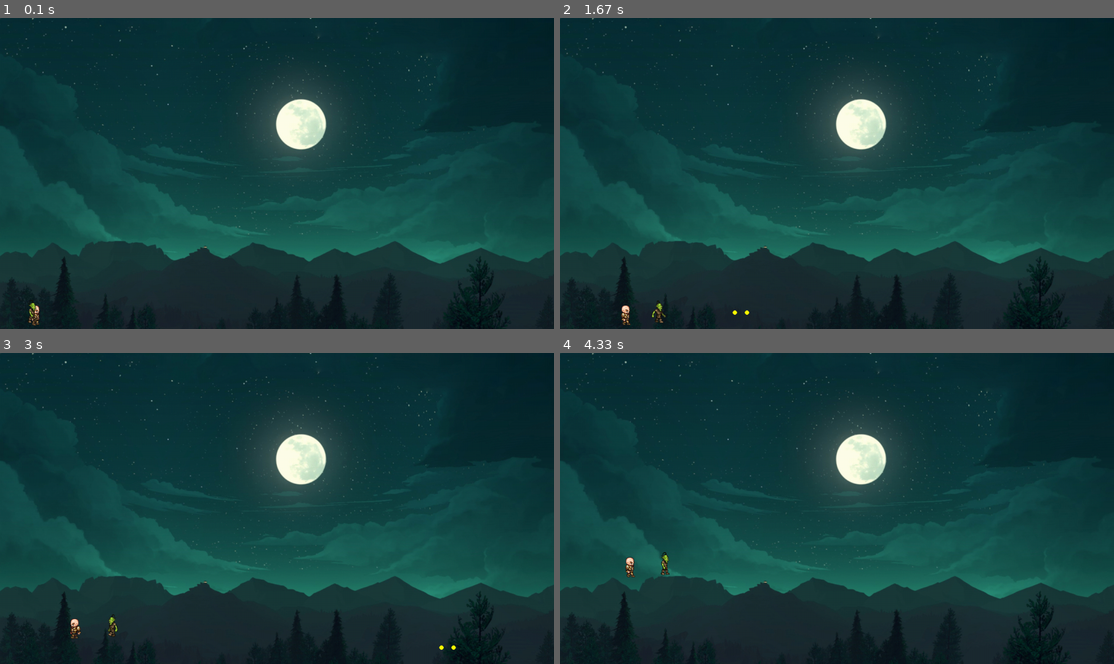
Above: before the commit, frames 1-4 (two rows, left to right).
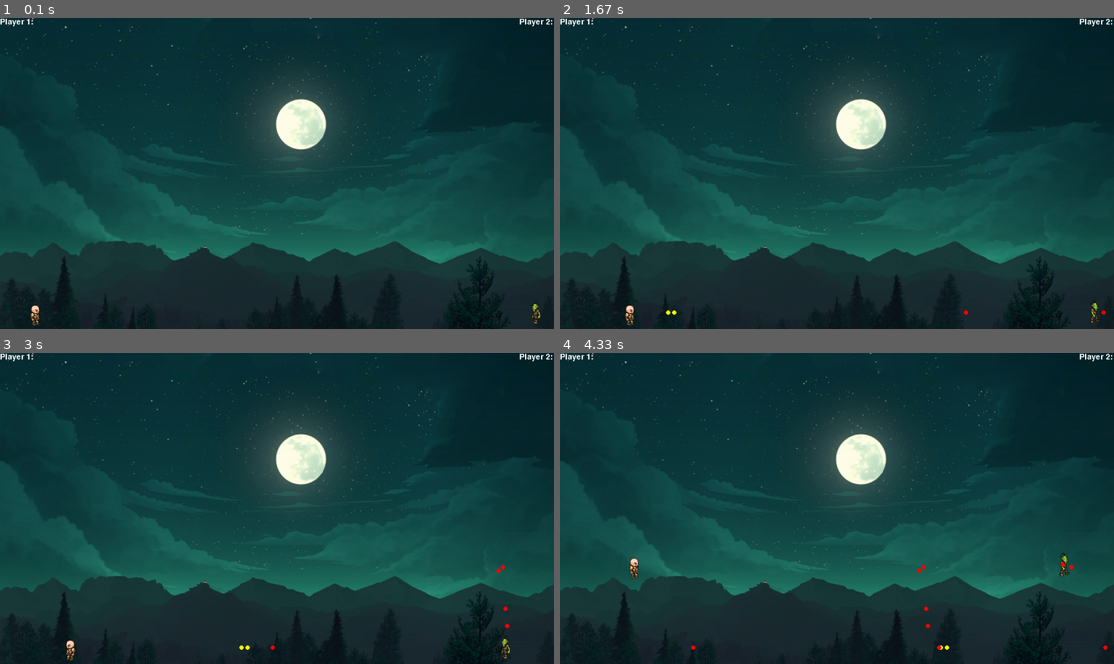
Above: after the commit, the same moments.

Repository: Ace5584/DragonBall-Combat-Game
Game: pygame game, started from Pygame/L1/main.py
The game is run twice, just before and just after one commit, with the same random seed, the same clock (stepped at 60 frames per second) and the same inputs.
Inputs:
- Up to frame 1 (0.1 s): no input
- Up to frame 2 (1.67 s): hold Space 0.33-0.8 s; hold Right 0.33-0.8 s; tap Q at 0.83 s; hold Right 1.17-1.63 s; hold D 1.17-1.63 s; tap Space at 1.23, 1.53 s
- Up to frame 3 (3 s): hold Up 1.67-1.97 s; hold W 1.67-1.97 s; tap Space at 1.73, 2.07, 2.37, 2.57, 2.87 s; hold Right 2-2.47 s; hold D 2-2.47 s; hold Left from 2.5 s (still down); hold A from 2.5 s (still down)
- Up to frame 4 (4.33 s): release Left at 3.03 s; release A at 3.03 s; hold Left 3.07-3.47 s; hold A 3.07-3.47 s; tap Space at 3.13, 3.57, 3.97, 4.27 s; hold Up 3.5-3.87 s; hold W 3.5-3.87 s; hold Right from 3.9 s (still down); hold D from 3.9 s (still down)

The runs differ from the first frame. In frame 1, 0.3% of the frame differs, in the area x 0-100%, y 0-99%; in frame 2, 0.4%; in frame 3, 0.5%; in frame 4, 0.5%.

Commit message:
Created text on top of the screen and fixed all exiting bugs

Diff:
--- a/Pygame/L1/main.py
+++ b/Pygame/L1/main.py
@@ -3,9 +3,9 @@
 pygame.init()
 clock = pygame.time.Clock()
 
-walking = True
 screen_x = 1280
 screen_y = 720
+
 window = pygame.display.set_mode((screen_x, screen_y))
 pygame.display.set_caption("My Game")
 
@@ -16,11 +16,11 @@
             pygame.image.load('L4.png'), pygame.image.load('L5.png'), pygame.image.load('L6.png'),
             pygame.image.load('L7.png'), pygame.image.load('L8.png'), pygame.image.load('L9.png')]
 c2_walkLeft = [pygame.image.load('L1E.png'), pygame.image.load('L2E.png'), pygame.image.load('L3E.png'),
-            pygame.image.load('L4E.png'), pygame.image.load('L5E.png'), pygame.image.load('L6E.png'),
-            pygame.image.load('L7E.png'), pygame.image.load('L8E.png')]
+               pygame.image.load('L4E.png'), pygame.image.load('L5E.png'), pygame.image.load('L6E.png'),
+               pygame.image.load('L7E.png'), pygame.image.load('L8E.png')]
 c2_walkRight = [pygame.image.load('R1E.png'), pygame.image.load('R2E.png'), pygame.image.load('R3E.png'),
-            pygame.image.load('R4E.png'), pygame.image.load('R5E.png'), pygame.image.load('R6E.png'),
-            pygame.image.load('R7E.png'), pygame.image.load('R8E.png')]
+                pygame.image.load('R4E.png'), pygame.image.load('R5E.png'), pygame.image.load('R6E.png'),
+                pygame.image.load('R7E.png'), pygame.image.load('R8E.png')]
 
 for x in range(4):
     walkRight = walkRight + walkRight
@@ -29,28 +29,36 @@
     c2_walkLeft = c2_walkLeft + c2_walkLeft
     print("A")
 bg = pygame.image.load('bg.jpg')
-idle = pygame.image.load('standing.png')
-
-shooting_direction = 0
 
 
 class player():
-    def __init__(self, x, y, width, height):
+    def __init__(self, x, y, width, height, left, text_location, player_name):
+        font = pygame.font.Font('freesansbold.ttf', 18)
+        self.player_information = font.render(player_name, False, (255, 255, 255))
+        self.text_location = text_location
         self.x = x
         self.y = y
         self.width = width
         self.height = height
         self.vol = 10
-        self.left = False
-        self.right = False
+        if left:
+            self.left = True
+            self.right = False
+        else:
+            self.right = True
+            self.left = False
         self.walk_count = 0
         self.jump = False
         self.jump_count = 10
+        self.bullets = list()
+        self.bullet_count = 10
+        self.walking = bool()
+        self.hitbox = (self.x+20, self.y, 28, 60)
 
     def draw(self, win, character):
         if character == 1:
-            if walking:
-                if self.walk_count + 1 >= 144:
+            if p1.walking:
+                if self.walk_count + 1 >= len(walkLeft):
                     self.walk_count = 0
                 elif self.left:
                     win.blit(walkLeft[round(self.walk_count // 3)], (self.x, self.y))
@@ -60,12 +68,12 @@
                     self.walk_count += 1
             else:
                 if self.left:
-                    win.blit(walkLeft[0], (self.x, self.y))
+                    win.blit(walkLeft[0], (int(self.x), int(self.y)))
                 else:
-                    win.blit(walkRight[0], (self.x, self.y))
+                    win.blit(walkRight[0], (int(self.x), int(self.y)))
         elif character == 2:
-            if walking:
-                if self.walk_count + 1 >= 128:
+            if p2.walking:
+                if self.walk_count + 1 >= len(c2_walkLeft):
                     self.walk_count = 0
                 elif self.left:
                     win.blit(c2_walkLeft[round(self.walk_count // 3)], (self.x, self.y))
@@ -75,9 +83,9 @@
                     self.walk_count += 1
             else:
                 if self.left:
-                    win.blit(c2_walkLeft[0], (self.x, self.y))
+                    win.blit(c2_walkLeft[0], (int(self.x), int(self.y)))
                 else:
-                    win.blit(c2_walkRight[0], (self.x, self.y))
+                    win.blit(c2_walkRight[0], (int(self.x), int(self.y)))
 
 
 class projectile():
@@ -85,21 +93,20 @@
         self.x = x
         self.y = y
         self.direction = direction
-        self.vol = 14*direction
+        self.vol = 14 * direction
 
-    def shoot_bullet(self, win):
-        pygame.draw.circle(win, (255, 255, 0), (self.x, self.y), 5)
+    def shoot_bullet(self, win, color):
+        pygame.draw.circle(win, color, (self.x, self.y), 5)
+
 
 def movement(player, wasd):
-    global bullets
     global bullet_count
-    global walking
-    global shooting_direction
-    for bullet in bullets:
+    shooting_direction = int()
+    for bullet in player.bullets:
         if 0 < bullet.x < screen_x:
             bullet.x += bullet.vol
         else:
-            bullets.pop(bullets.index(bullet))
+            player.bullets.pop(player.bullets.index(bullet))
     keys = pygame.key.get_pressed()
     if wasd:
         key_shoot = keys[pygame.K_q]
@@ -107,7 +114,7 @@
         key_right = keys[pygame.K_d]
         key_up = keys[pygame.K_w]
     else:
-        key_shoot = keys[pygame.K_KP_ENTER]
+        key_shoot = keys[pygame.K_SPACE]
         key_left = keys[pygame.K_LEFT]
         key_right = keys[pygame.K_RIGHT]
         key_up = keys[pygame.K_UP]
@@ -117,8 +124,8 @@
             shooting_direction = -1
         else:
             shooting_direction = 1
-        if len(bullets) < 6:
-            bullets.append(projectile(round(p1.x + p1.width / 2), round(p1.y + p1.height / 2), shooting_direction))
+
+        player.bullets.append(projectile(round(player.x + player.width / 2), round(player.y + player.height / 2), shooting_direction))
 
     if key_left and player.x > player.vol:
         player.x -= player.vol
@@ -150,29 +157,33 @@
             player.jump = False
             player.jump_count = 10
 
+
 def redraw_window():
-    clock.tick(27)
+    clock.tick(60)
     window.blit(bg, (0, 0))
+    window.blit(p1.player_information, p1.text_location)
+    window.blit(p2.player_information, p2.text_location)
     p1.draw(window, 1)
     p2.draw(window, 2)
-    for z in bullets:
-        z.shoot_bullet(window)
+    for z in p1.bullets:
+        z.shoot_bullet(window, (255, 255, 0))
+    for z in p2.bullets:
+        z.shoot_bullet(window, (255, 0, 0))
     pygame.display.update()
 
 
-p1 = player(50, 650, 64, 64)
-p2 = player(50, 650, 64, 64)
-bullets = []
+p1 = player(50, 650, 64, 64, False, (0, 0), "Player 1:")
+p2 = player(1200, 650, 64, 64, True, (1200, 0), "Player 2:")
 bullet_count = 0
 
 run = True
 while run:
+    pygame.time.delay(60)
     for event in pygame.event.get():
         if event.type == pygame.QUIT:
             run = False
     movement(p1, True)
     movement(p2, False)
-    pygame.time.delay(60)
     redraw_window()
 
 pygame.quit()
